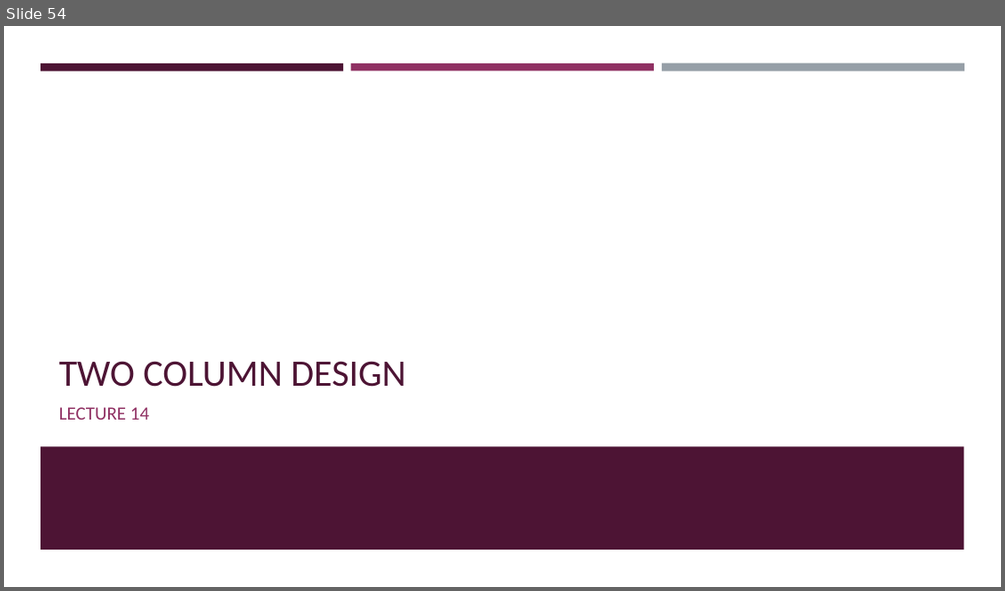
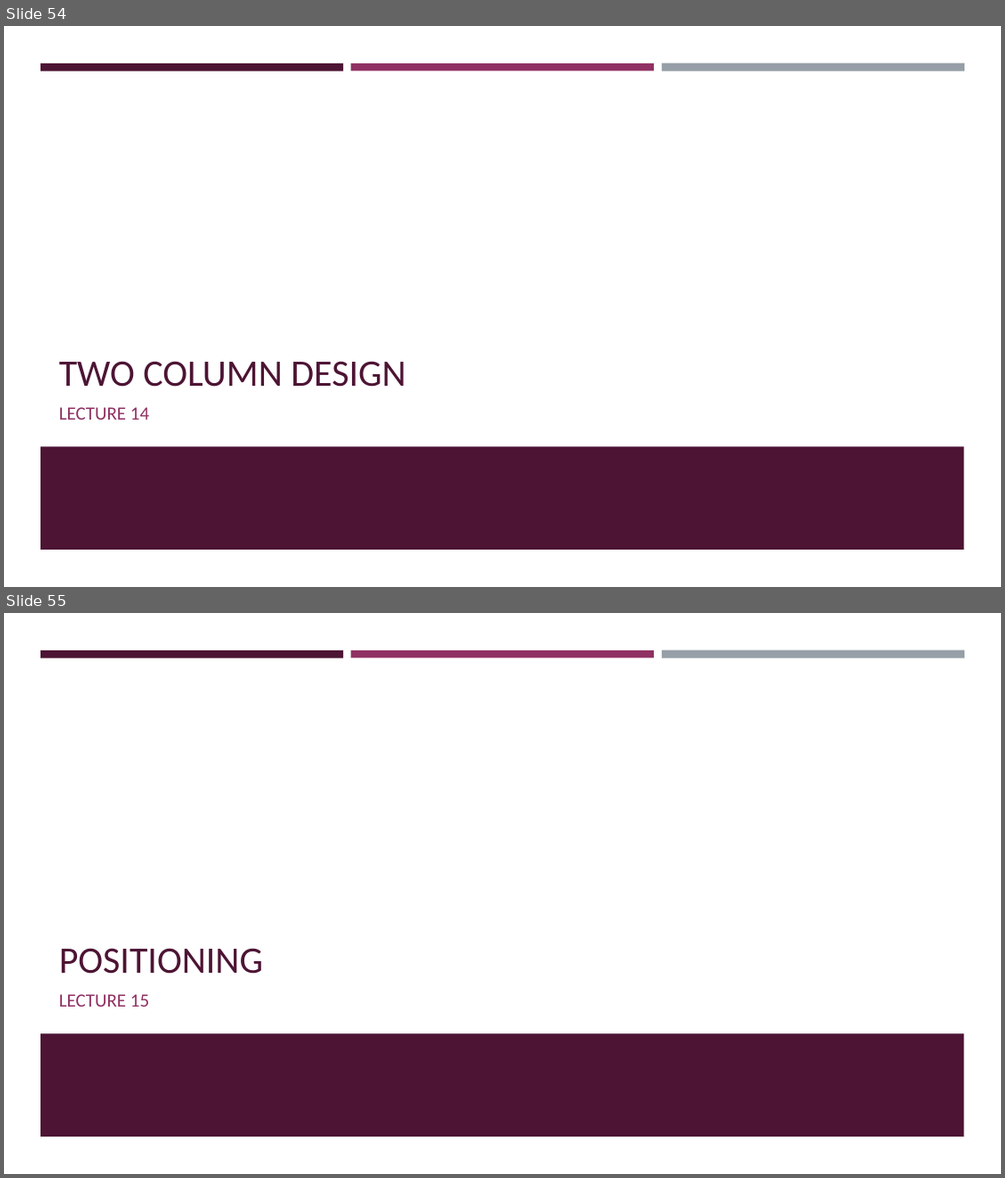
Before and after one commit to Ghost0396/iot, a slide deck: web_development/lecture.pptm. Shown one above the other, each under a label of ours: slide 54 before the commit, slides 54 and 55 after it. The pictures are 1005x591 and 1005x1178 pixels, drawn with LibreOffice and Linux fonts; fonts in the diff are those of the drawing. Boxes give left, top, right and bottom in pixels: in the first picture for what was removed or moved away, otherwise in the second. Text is boxed around its words. In the diff, an @@ line names an element or a change of style, - is before the commit and + after.

```diff
--- a/web_development/lecture.pptm
+++ b/web_development/lecture.pptm
@@ slide 55 added at (x1=4, y1=613, x2=1001, y2=1174), background #FFFFFF; not listed: 4 template elements that a slide beside it also shows @@
@@ title added at (x1=59, y1=948, x2=263, y2=973), 36 pt, text #4D1434 @@
+POSITIONING
@@ text added at (x1=59, y1=994, x2=149, y2=1006), 18 pt, text #903163 @@
+LECTURE 15
```
Also in this commit, not shown: 1 slide changed, 16 other slides added, 34 other files.
